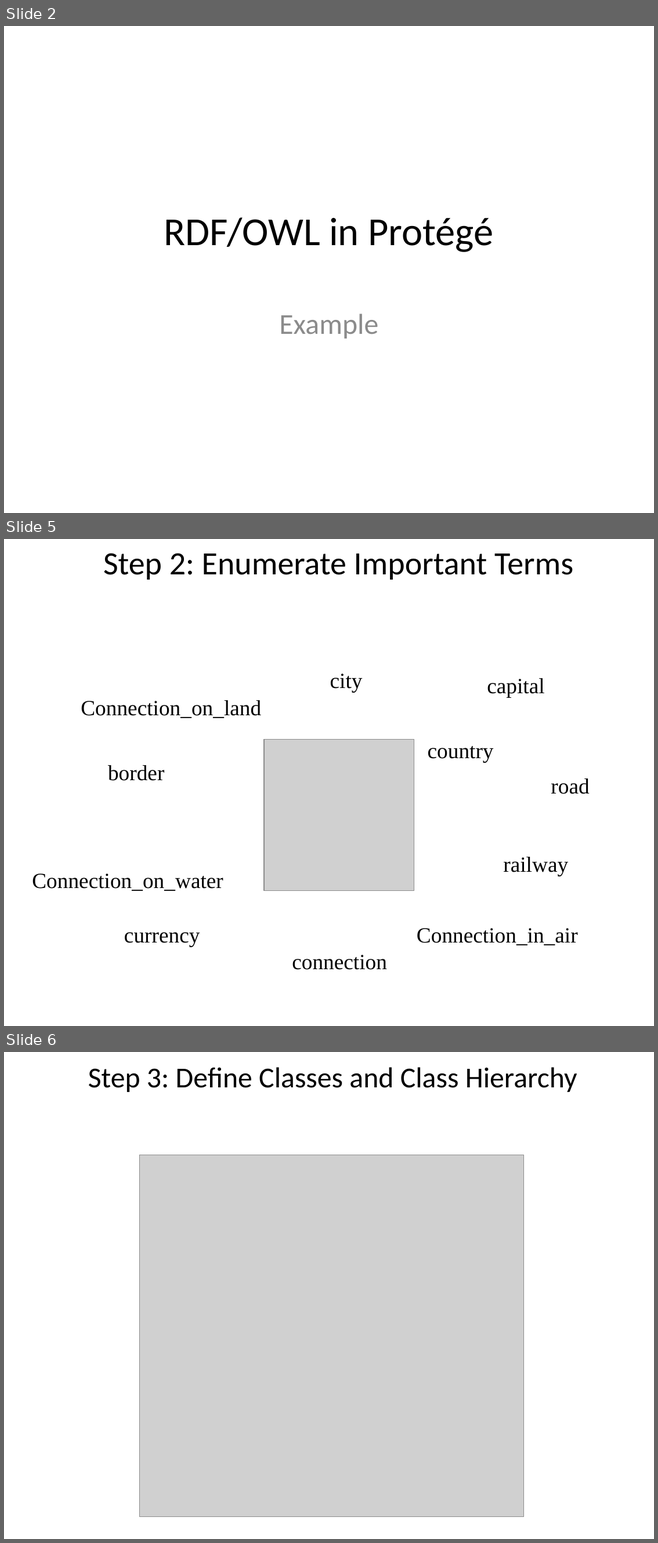
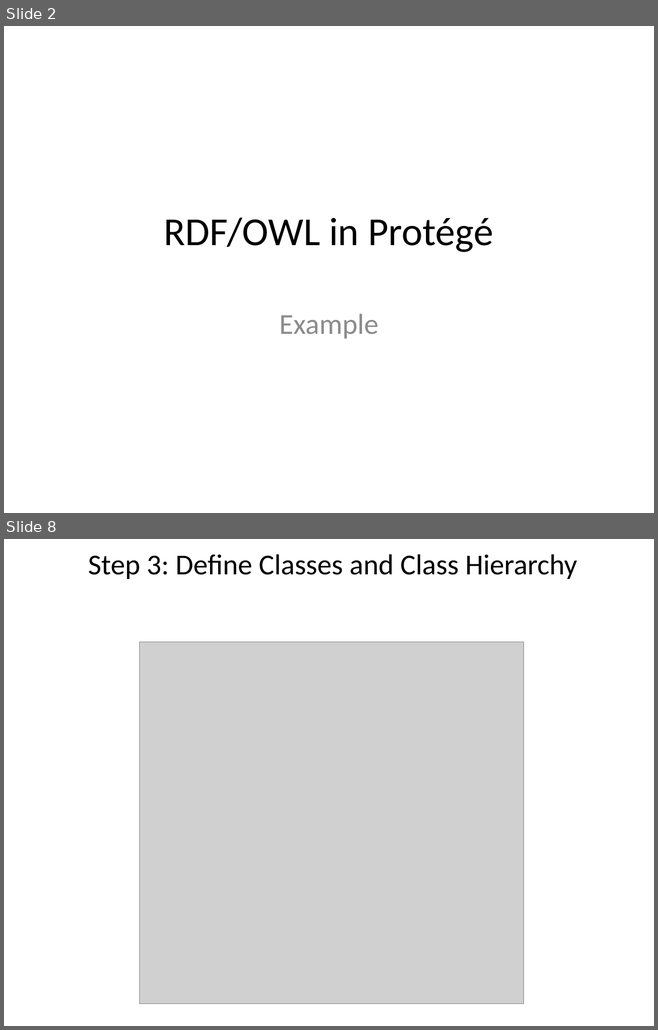
Before and after one commit to selminessrine/faculty-semweb, a slide deck: doc/workshop/WS3-[Lab1] Ontology Building in Action.pptx. Shown one above the other, each under a label of ours: slides 2, 5 and 6 before the commit, slides 2 and 8 after it; the slides between them are not shown. The pictures are 658x1543 and 658x1030 pixels, drawn with LibreOffice and Linux fonts; fonts in the diff are those of the drawing; grey boxes stand for pictures. Boxes give left, top, right and bottom in pixels: in the first picture for what was removed or moved away, otherwise in the second. Text is boxed around its words. In the diff, an @@ line names an element or a change of style, - is before the commit and + after.

```diff
--- a/doc/workshop/WS3-[Lab1] Ontology Building in Action.pptx
+++ b/doc/workshop/WS3-[Lab1] Ontology Building in Action.pptx
@@ slide 5 removed at box(4, 539, 654, 1026), background #FFFFFF @@
@@ text removed at box(103, 553, 573, 580) @@
-Step 2: Enumerate Important Terms
@@ picture removed at box(264, 739, 414, 890) @@
@@ group removed at box(32, 674, 589, 970): 11 texts @@
-country
-city
-capital
-border
-connection
-Connection_on_land
-Connection_in_air
-Connection_on_water
-road
-railway
-currency
@@ what was slide 6 is now slide 8 @@
```
Also in this commit, not shown: 2 slides changed, 3 slides added, 2 other files.
